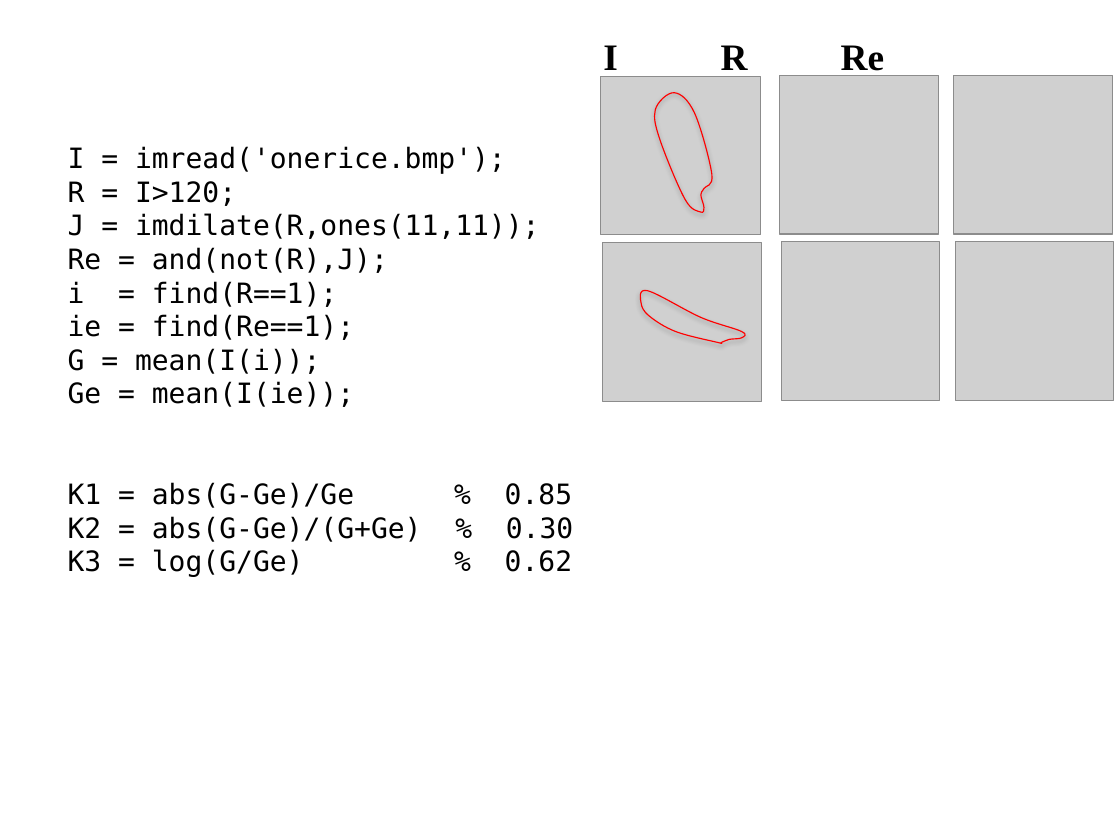
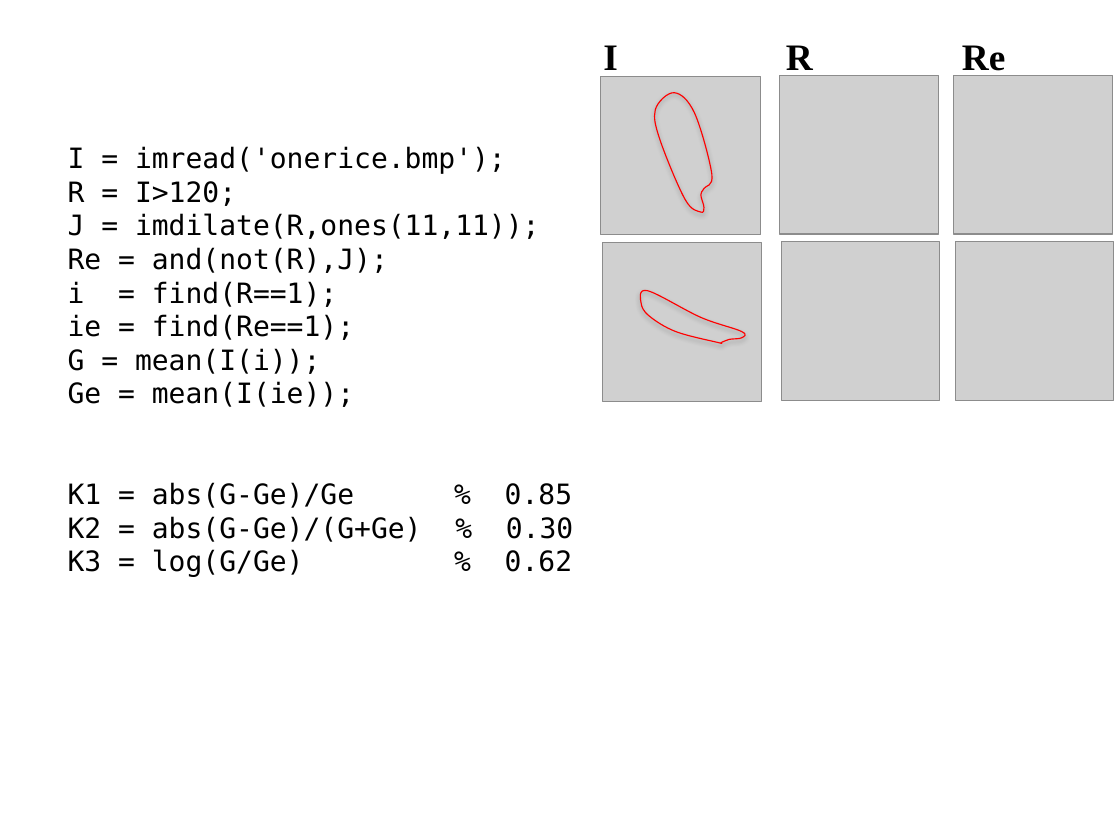
Before and after one commit to domingomery/patrones, a slide deck: slide 6 of clases/Cap02_Extraccion_de_Caracteristicas/presentations/PAT02_IntensityFeatures.pptx. Drawn at 1120x840 pixels with LibreOffice and Linux fonts; fonts in the diff are those of the drawing; grey boxes stand for pictures. Boxes give left, top, right and bottom in pixels: in the first picture for what was removed or moved away, otherwise in the second. Text is boxed around its words. In the diff, an @@ line names an element or a change of style, - is before the commit and + after.

```diff
--- a/clases/Cap02_Extraccion_de_Caracteristicas/presentations/PAT02_IntensityFeatures.pptx
+++ b/clases/Cap02_Extraccion_de_Caracteristicas/presentations/PAT02_IntensityFeatures.pptx
@@ text "I R Re" rewrapped from (603,45,885,77) to (603,45,1006,77) @@
```
Also in this commit, not shown: 5 other files.
